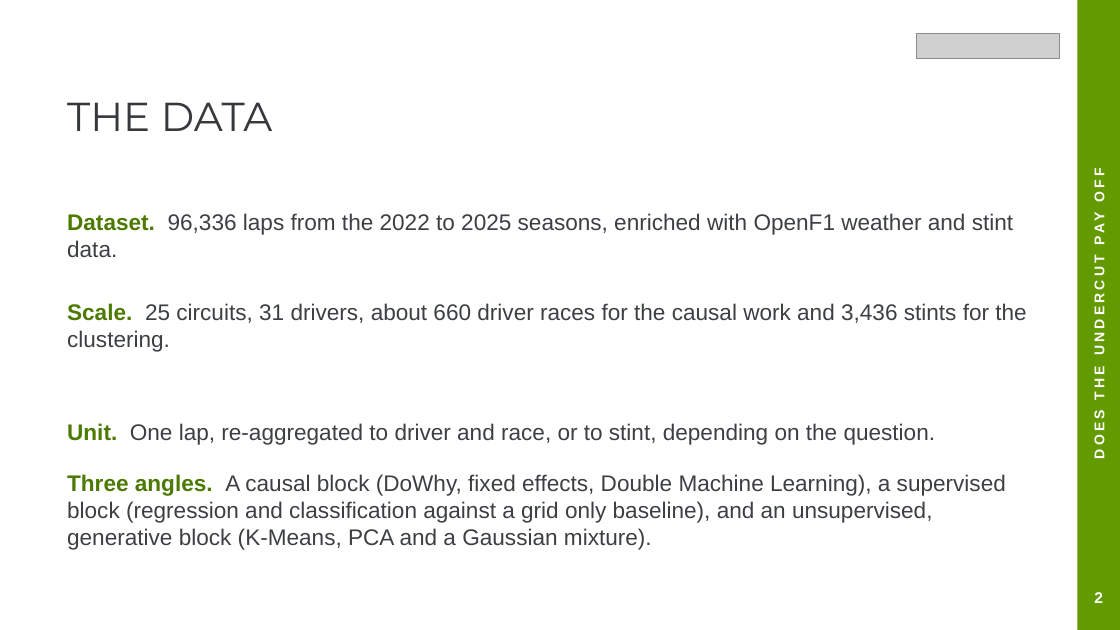
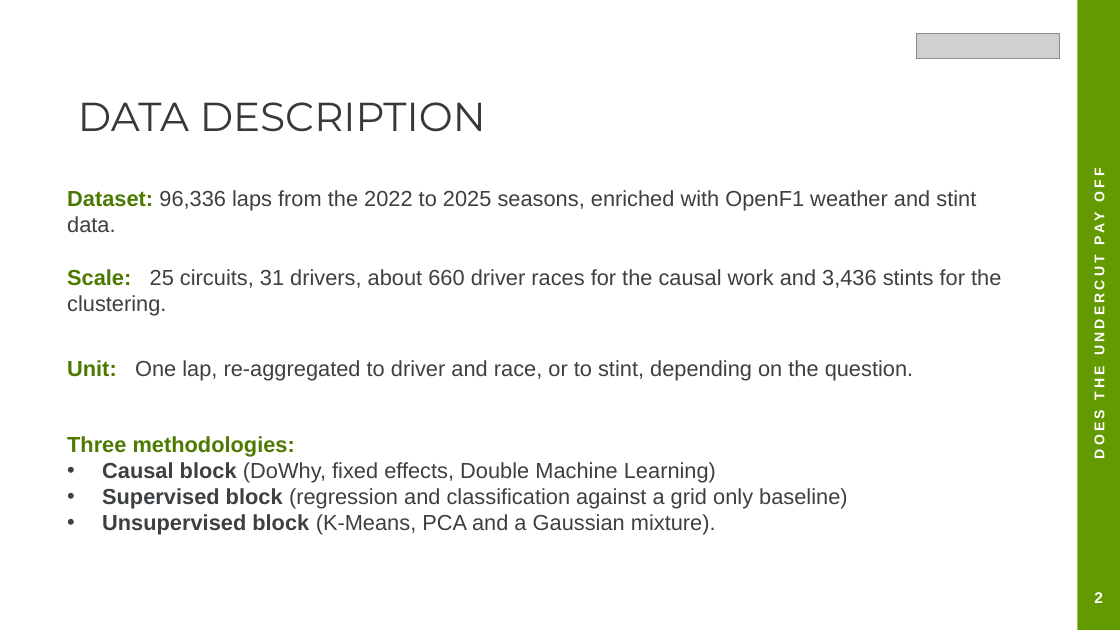
Before and after one commit to Munish0303/dai-mission-group-K, a slide deck: slide 4 of presentation.pptx. Drawn at 1120x630 pixels with LibreOffice and Linux fonts; fonts in the diff are those of the drawing; grey boxes stand for pictures. Boxes give left, top, right and bottom in pixels: in the first picture for what was removed or moved away, otherwise in the second. Text is boxed around its words. In the diff, an @@ line names an element or a change of style, - is before the commit and + after.

```diff
--- a/presentation.pptx
+++ b/presentation.pptx
@@ text at (78, 102, 486, 132): text changed @@
-THE DATA
+DATA DESCRIPTION
@@ text at (67, 190, 976, 232): text changed; size 14.5 to 14 pt @@
-Dataset. 96,336 laps from the 2022 to 2025 seasons, enriched with OpenF1 weather and stint data.
+Dataset: 96,336 laps from the 2022 to 2025 seasons, enriched with OpenF1 weather and stint data.
@@ text at (67, 269, 965, 315): text changed; size 14.5 to 14 pt @@
-Scale. 25 circuits, 31 drivers, about 660 driver races for the causal work and 3,436 stints for the clustering.
+Scale: 25 circuits, 31 drivers, about 660 driver races for the causal work and 3,436 stints for the clustering.
@@ text at (67, 360, 913, 381): text changed; size 14.5 to 14 pt @@
-Unit. One lap, re-aggregated to driver and race, or to stint, depending on the question.
+Unit: One lap, re-aggregated to driver and race, or to stint, depending on the question.
@@ text at (67, 436, 847, 535): text changed; size 14.5 to 14 pt @@
-Three angles. A causal block (DoWhy, fixed effects, Double Machine Learning), a supervised block (regression and classification against a grid only baseline), and an unsupervised, generative block (K-Means, PCA and a Gaussian mixture).
+Three methodologies:
+• Causal block (DoWhy, fixed effects, Double Machine Learning)
+• Supervised block (regression and classification against a grid only baseline)
+• Unsupervised block (K-Means, PCA and a Gaussian mixture).
```
Also in this commit, not shown: 31 other slides changed, 4 slides added, 3 slides removed, 2 other files.
